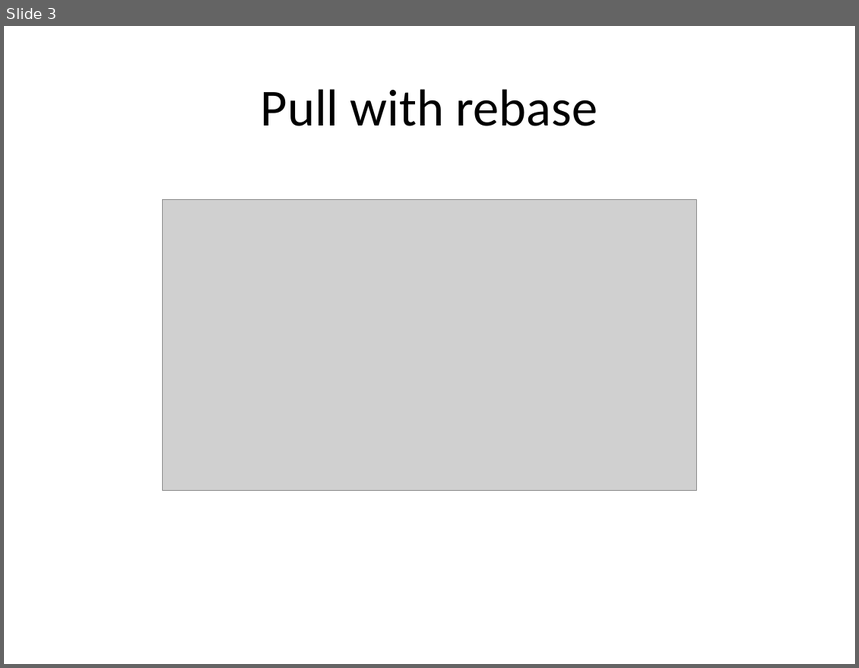
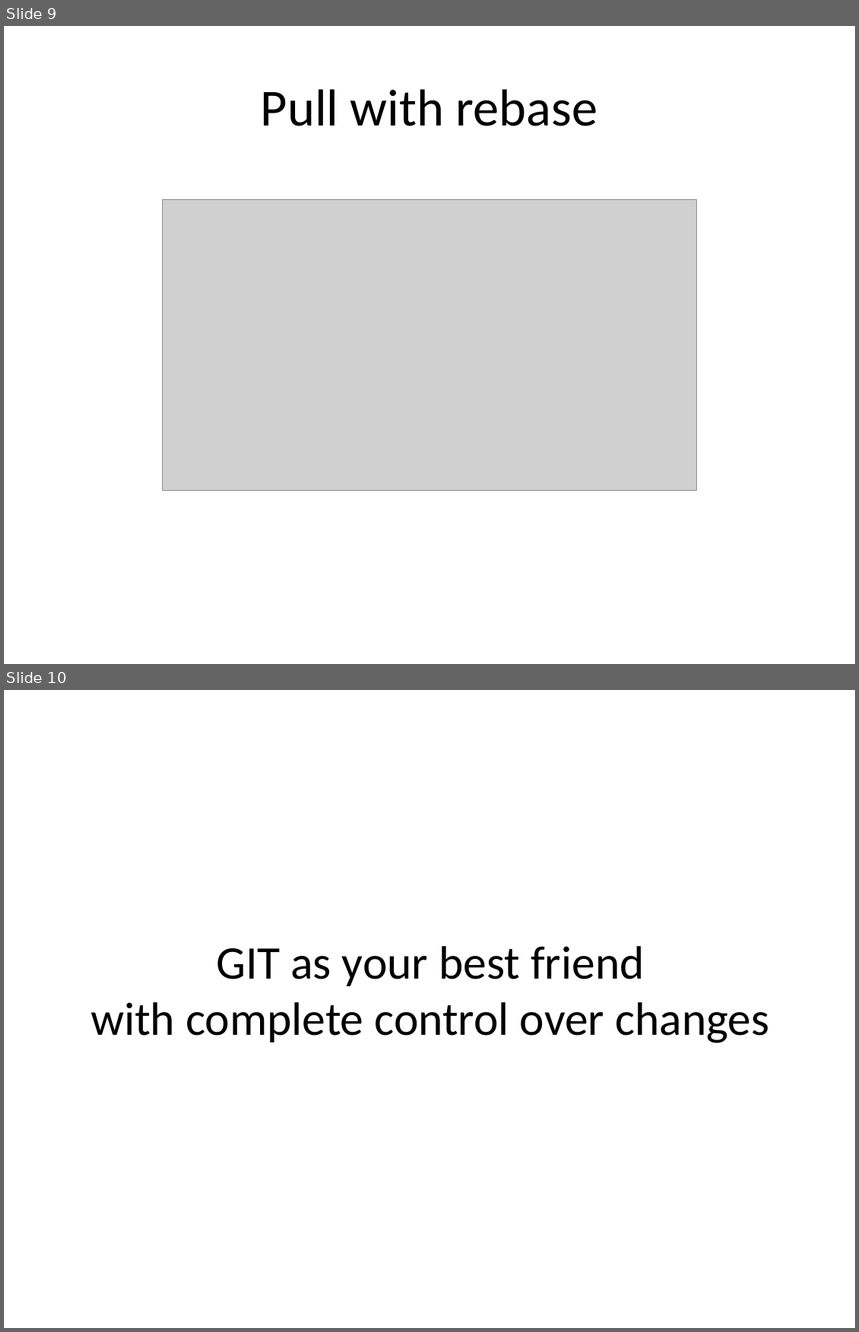
Before and after one commit to uncas/writings, a slide deck: GitRebase.pptx. Shown one above the other, each under a label of ours: slide 3 before the commit, slides 9 and 10 after it. The pictures are 859x668 and 859x1332 pixels, drawn with LibreOffice and Linux fonts; fonts in the diff are those of the drawing; grey boxes stand for pictures. Boxes give left, top, right and bottom in pixels: in the first picture for what was removed or moved away, otherwise in the second. Text is boxed around its words. In the diff, an @@ line names an element or a change of style, - is before the commit and + after.

```diff
--- a/GitRebase.pptx
+++ b/GitRebase.pptx
@@ slide 10 added at box(4, 690, 855, 1328), background #FFFFFF @@
@@ title added at box(91, 946, 769, 1043), 39.6 pt, text #000000 @@
+GIT as your best friend
+with complete control over changes
@@ what was slide 3 is now slide 9 @@
```
Also in this commit, not shown: 5 other slides added, 2 other files.
